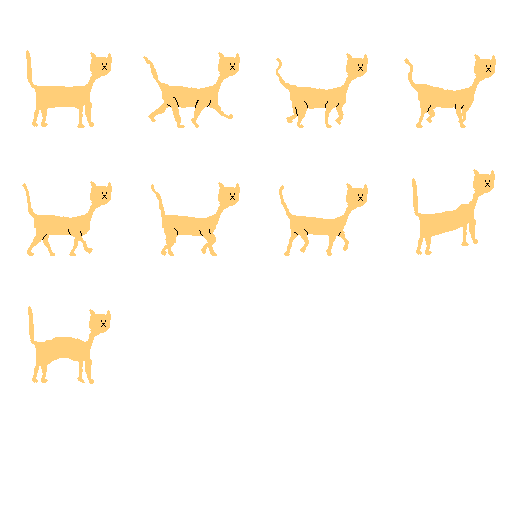
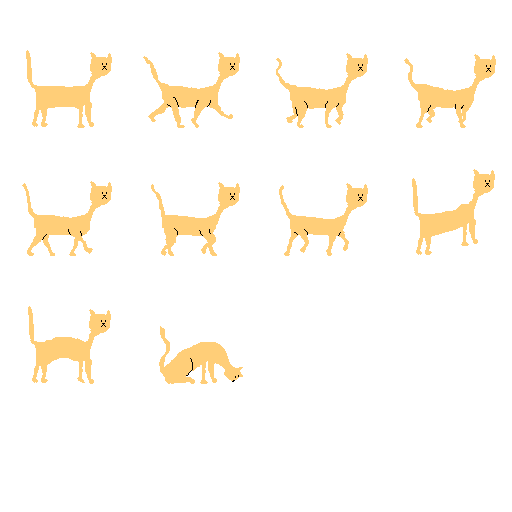
Layer changes from the first 512×512 image to the second:
painted on "Hintergrund" over bbox(159, 326, 243, 384)
